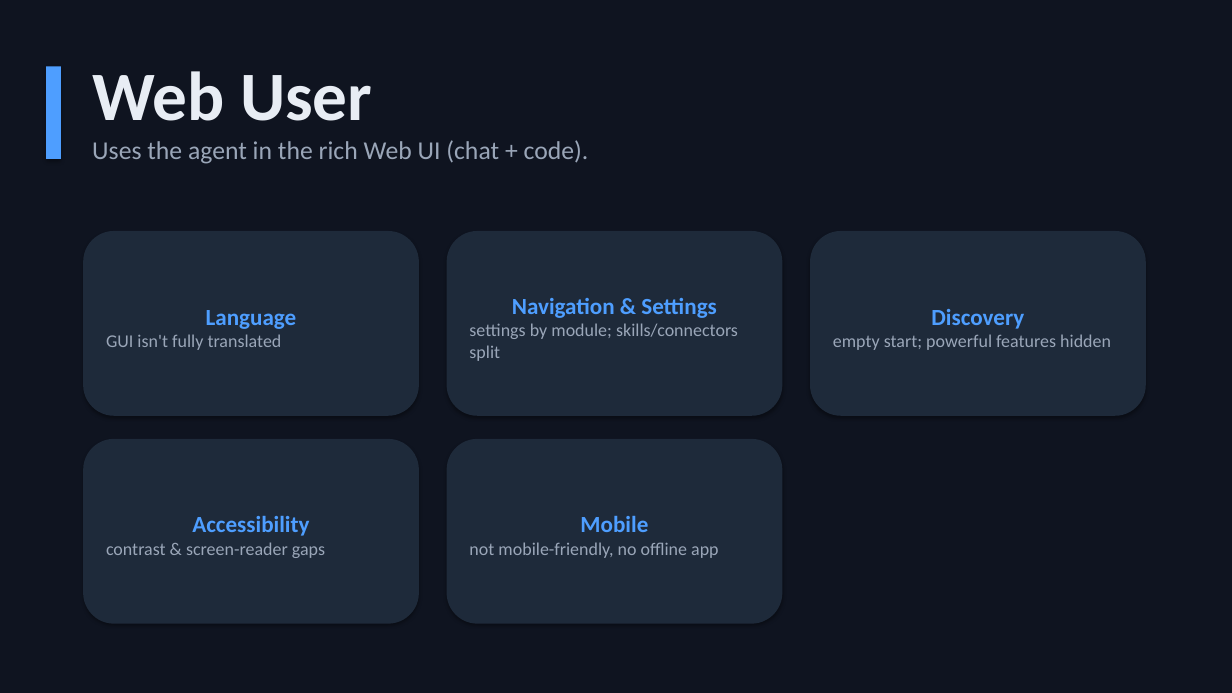
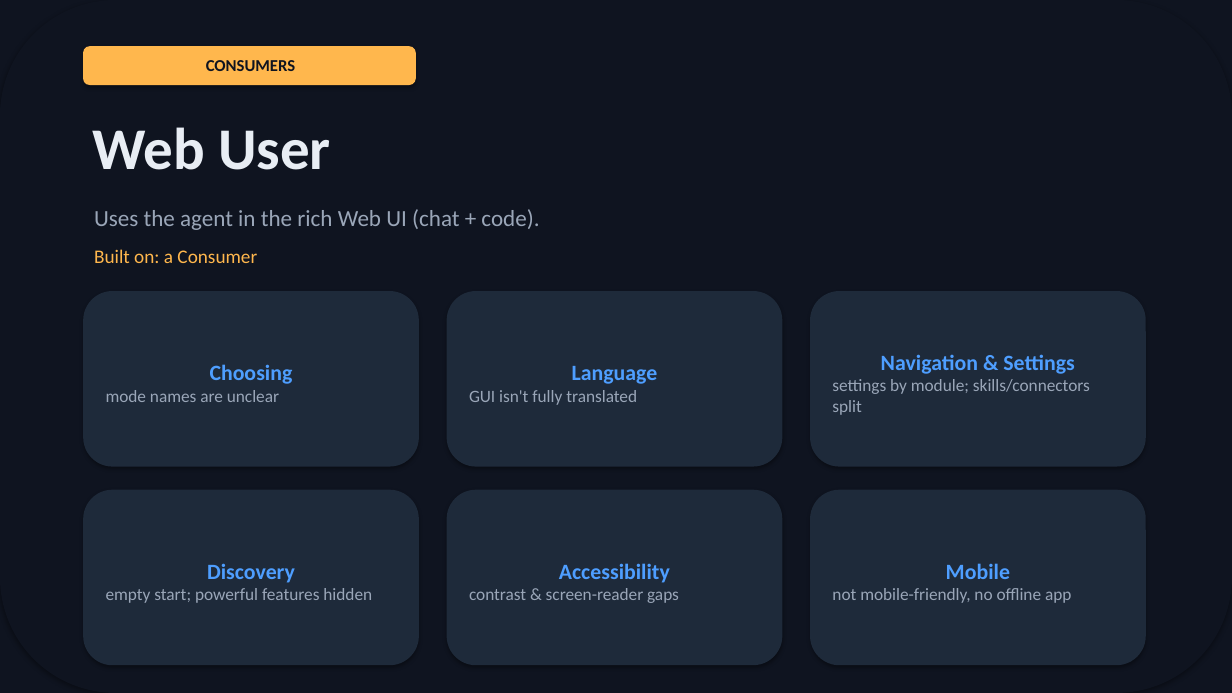
Before and after one commit to michaelatamuk/openjiuwen-jiuwenswarm, a slide deck: slide 6 of docs-michael/usability/slides/personas-deck.pptx. Drawn at 1232x693 pixels with LibreOffice and Linux fonts; fonts in the diff are those of the drawing. Boxes give left, top, right and bottom in pixels: in the first picture for what was removed or moved away, otherwise in the second. Text is boxed around its words. In the diff, an @@ line names an element or a change of style, - is before the commit and + after.

```diff
--- a/docs-michael/usability/slides/personas-deck.pptx
+++ b/docs-michael/usability/slides/personas-deck.pptx
@@ rounded rectangle at [0,0,1232,693]: rectangle to rounded rectangle @@
@@ rounded rectangle added at [83,46,416,85], fill #FFB74D, 13 pt, text #0F1420, bold @@
+CONSUMERS
@@ rectangle removed at [46,67,61,159] @@
@@ text "Web User": place and size @@
-text "Web User" at [92,71,589,164]
+text "Web User" at [92,127,331,170]
@@ text "Web User" at [92,127,331,170]: size 54 to 46 pt @@
@@ text at [92,140,589,164]: paragraph removed @@
-Uses the agent in the rich Web UI (chat + code).
@@ text added at [94,209,539,230], 18 pt, text #9AA6B8 @@
+Uses the agent in the rich Web UI (chat + code).
@@ text added at [94,249,257,263], 15 pt, text #FFB74D @@
+Built on: a Consumer
@@ rounded rectangle added at [83,291,419,467], fill #1E2A3A, 13.5 pt, text #9AA6B8 @@
+Choosing
+mode names are unclear
@@ rounded rectangle "Language": place and size @@
-rounded rectangle "Language" at [83,231,419,416]
+rounded rectangle "Language" at [446,291,782,467]
@@ rounded rectangle "Language" at [446,291,782,467]: size 18 to 17 pt in "Language"; size 14 to 13.5 pt in "GUI isn't fully translated" @@
@@ rounded rectangle "Navigation & Settings": place and size @@
-rounded rectangle "Navigation & Settings" at [446,231,782,416]
+rounded rectangle "Navigation & Settings" at [811,291,1146,467]
@@ rounded rectangle "Navigation & Settings" at [811,291,1146,467]: size 18 to 17 pt in "Navigation & Settings"; size 14 to 13.5 pt in "settings by module; skills/connectors split" @@
@@ rounded rectangle "Discovery": place and size @@
-rounded rectangle "Discovery" at [811,231,1146,416]
+rounded rectangle "Discovery" at [83,490,419,665]
@@ rounded rectangle "Discovery" at [83,490,419,665]: size 18 to 17 pt in "Discovery"; size 14 to 13.5 pt in "empty start; powerful features hidden" @@
@@ rounded rectangle "Accessibility": place and size @@
-rounded rectangle "Accessibility" at [83,439,419,624]
+rounded rectangle "Accessibility" at [446,490,782,665]
@@ rounded rectangle "Accessibility" at [446,490,782,665]: size 18 to 17 pt in "Accessibility"; size 14 to 13.5 pt in "contrast & screen-reader gaps" @@
@@ rounded rectangle "Mobile": place and size @@
-rounded rectangle "Mobile" at [446,439,782,624]
+rounded rectangle "Mobile" at [811,490,1146,665]
@@ rounded rectangle "Mobile" at [811,490,1146,665]: size 18 to 17 pt in "Mobile"; size 14 to 13.5 pt in "not mobile-friendly, no offline app" @@
```
Also in this commit, not shown: 9 other slides changed, 2 slides added, 5 other files.
